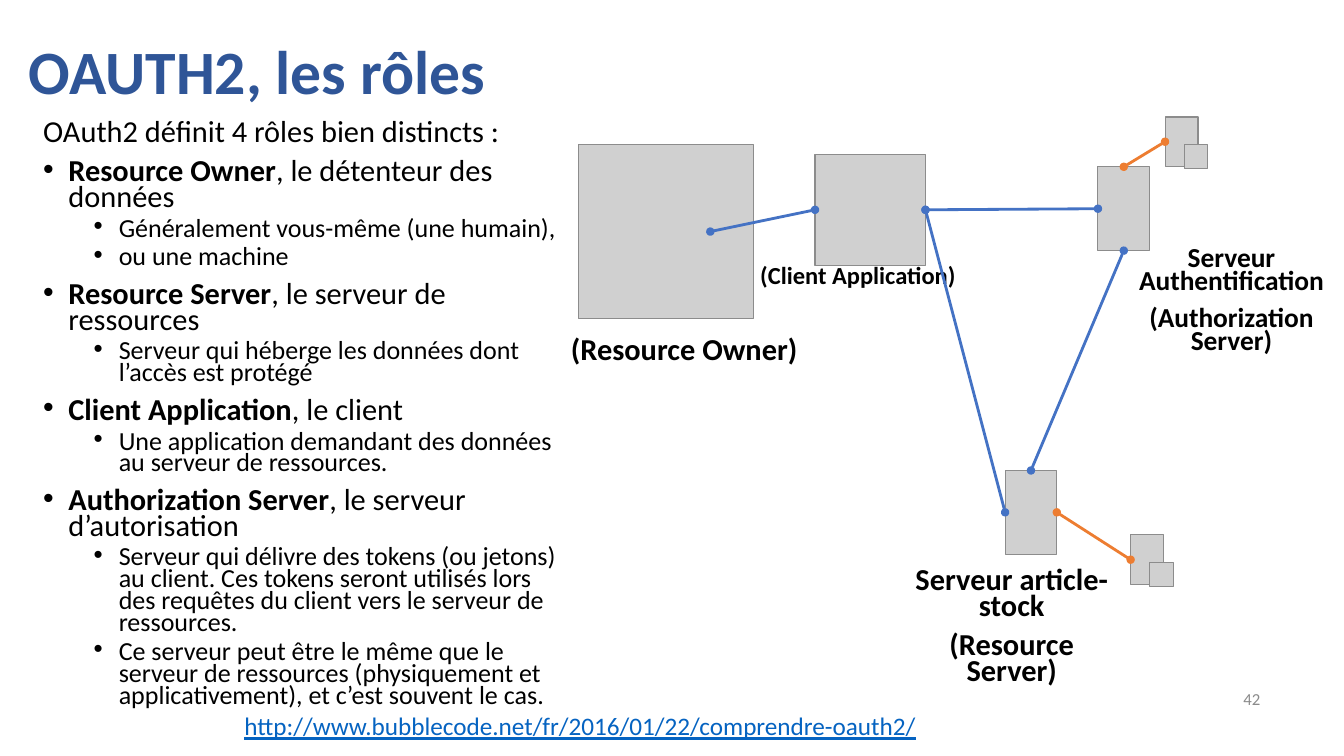
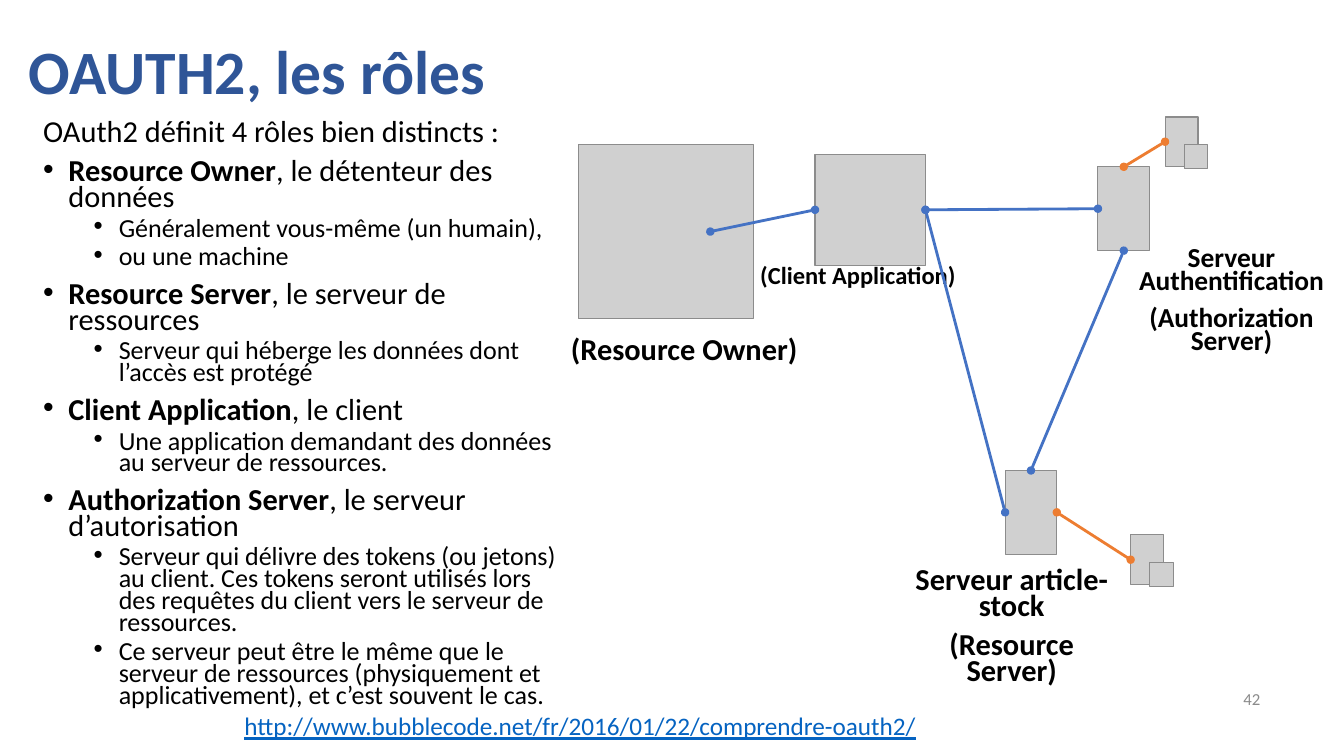
Before and after one commit to guillaumechervet/course.rest, a slide deck: slide 42 of documentations/4 - Web Services partie Securité.pptx. Drawn at 1344x756 pixels with LibreOffice and Linux fonts; fonts in the diff are those of the drawing; grey boxes stand for pictures. Boxes give left, top, right and bottom in pixels: in the first picture for what was removed or moved away, otherwise in the second. Text is boxed around its words. In the diff, an @@ line names an element or a change of style, - is before the commit and + after.

```diff
--- a/documentations/4 - Web Services partie Securité.pptx
+++ b/documentations/4 - Web Services partie Securité.pptx
@@ text at [119,218,543,241]: text changed @@
-  • Généralement vous-même (une humain),
+  • Généralement vous-même (un humain),
```
Also in this commit, not shown: 1 other slide changed, 2 slides added, 2 other files.
